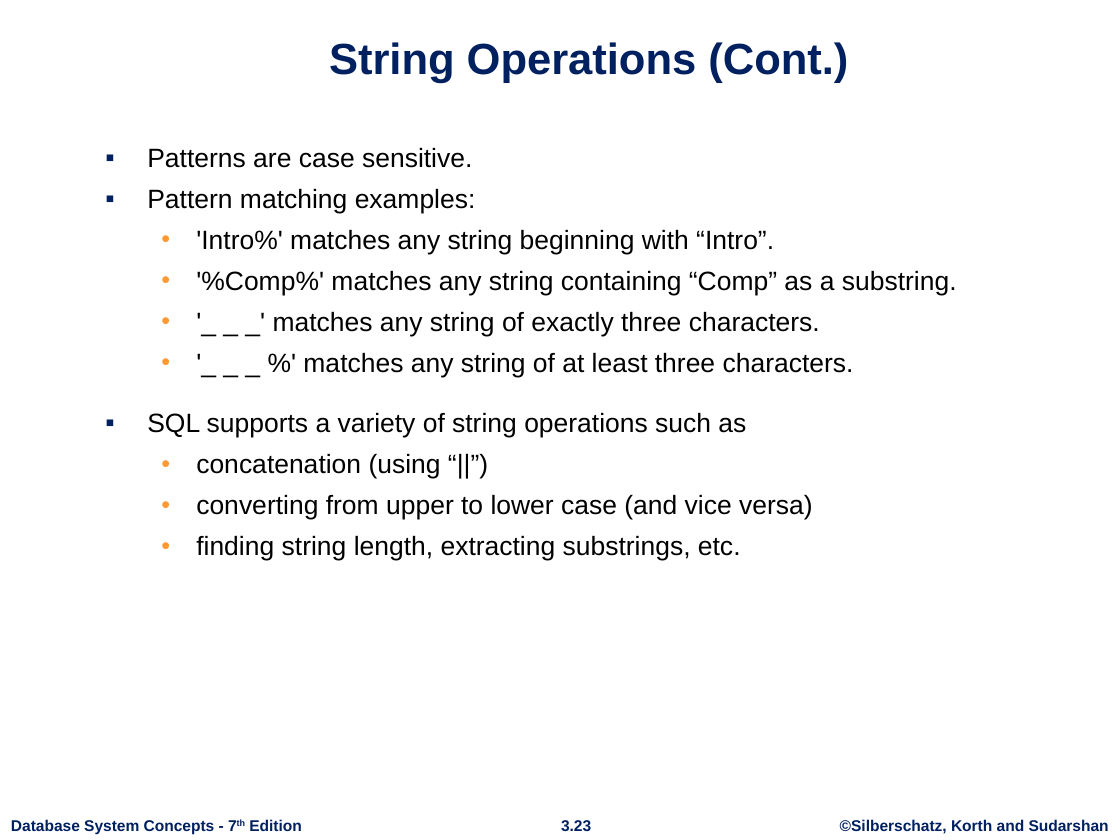
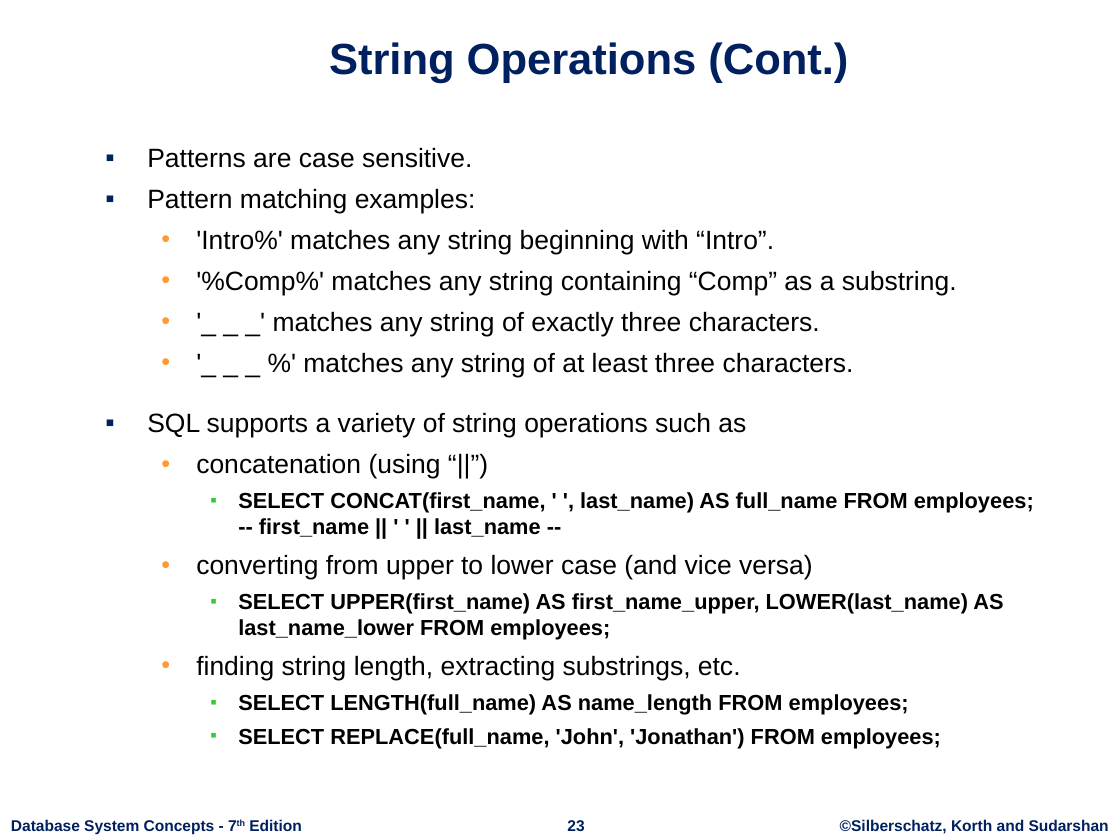
Before and after one commit to nashurgessa/DB-practices, a slide deck: slide 23 of Slides/L5.6 Introduction SQL.pptx. Drawn at 1120x840 pixels with LibreOffice and Linux fonts; fonts in the diff are those of the drawing; background and template pictures are left out. Boxes give left, top, right and bottom in pixels: in the first picture for what was removed or moved away, otherwise in the second. Text is boxed around its words. In the diff, an @@ line names an element or a change of style, - is before the commit and + after.

```diff
--- a/Slides/L5.6 Introduction SQL.pptx
+++ b/Slides/L5.6 Introduction SQL.pptx
@@ text at [238,492,1034,537]: paragraph added @@
+    ▪ SELECT CONCAT(first_name, ' ', last_name) AS full_name FROM employees; -- first_name || ' ' || last_name --
@@ text at [238,593,1003,640]: paragraph added @@
+    ▪ SELECT UPPER(first_name) AS first_name_upper, LOWER(last_name) AS last_name_lower FROM employees;
@@ text at [238,694,941,749]: paragraphs added @@
+    ▪ SELECT LENGTH(full_name) AS name_length FROM employees;
+    ▪ SELECT REPLACE(full_name, 'John', 'Jonathan') FROM employees;
@@ page number at [567,820,584,831]: text changed @@
-3.23
+23
```
Also in this commit, not shown: 5 other slides changed, 1 other file.
